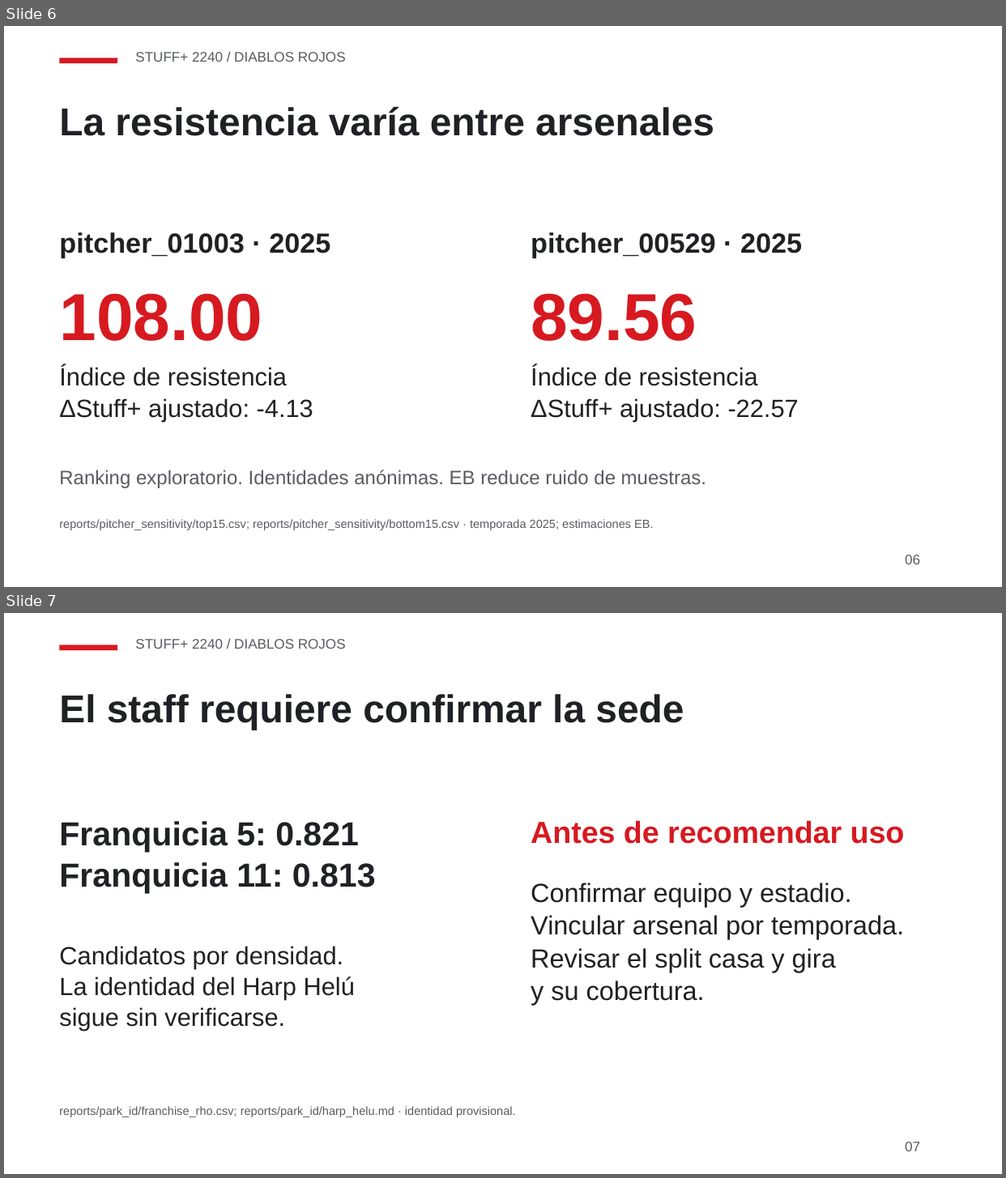
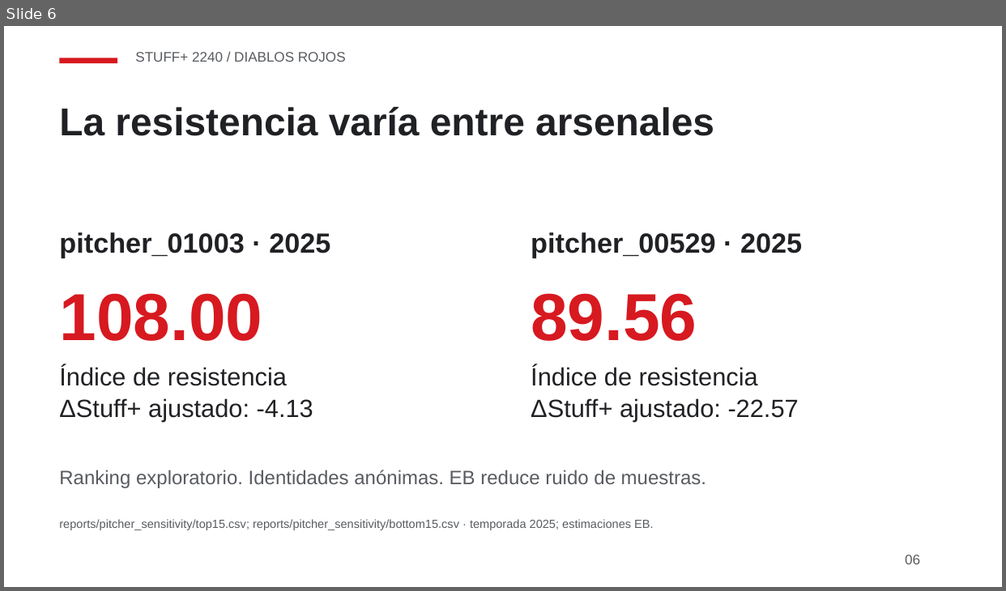
Before and after one commit to JoahanMorales/fuzzy-octo-pancake-DIABLOS-ROJOS-MLB, a slide deck: demo/deck/stuffplus2240.pptx. Shown one above the other, each under a label of ours: slides 6 and 7 before the commit, slide 6 after it. The pictures are 1006x1178 and 1006x591 pixels, drawn with LibreOffice and Linux fonts; fonts in the diff are those of the drawing. Boxes give left, top, right and bottom in pixels: in the first picture for what was removed or moved away, otherwise in the second. Text is boxed around its words. In the diff, an @@ line names an element or a change of style, - is before the commit and + after.

```diff
--- a/demo/deck/stuffplus2240.pptx
+++ b/demo/deck/stuffplus2240.pptx
@@ slide 7 removed at [4,613,1002,1174], background #FFFFFF @@
@@ rectangle removed at [60,645,117,651] @@
@@ text removed at [135,639,346,649] @@
-STUFF+ 2240 / DIABLOS ROJOS
@@ text removed at [59,694,684,730] @@
-El staff requiere confirmar la sede
@@ text removed at [59,821,359,852] @@
-Franquicia 5: 0.821
@@ text removed at [530,820,905,844] @@
-Antes de recomendar uso
@@ text removed at [59,862,376,893] @@
-Franquicia 11: 0.813
@@ text removed at [530,883,852,907] @@
-Confirmar equipo y estadio.
@@ text removed at [530,915,904,939] @@
-Vincular arsenal por temporada.
@@ text removed at [59,946,344,969] @@
-Candidatos por densidad.
@@ text removed at [530,948,836,973] @@
-Revisar el split casa y gira
@@ text removed at [59,977,355,1000] @@
-La identidad del Harp Helú
@@ text removed at [530,981,705,1005] @@
-y su cobertura.
@@ text removed at [59,1007,285,1031] @@
-sigue sin verificarse.
@@ text removed at [59,1106,516,1118] @@
-reports/park_id/franchise_rho.csv; reports/park_id/harp_helu.md · identidad provisional.
@@ text removed at [905,1142,920,1152] @@
-07
```
Also in this commit, not shown: 4 slides changed, 2 slides added, 1 other slide removed, 9 other files.
